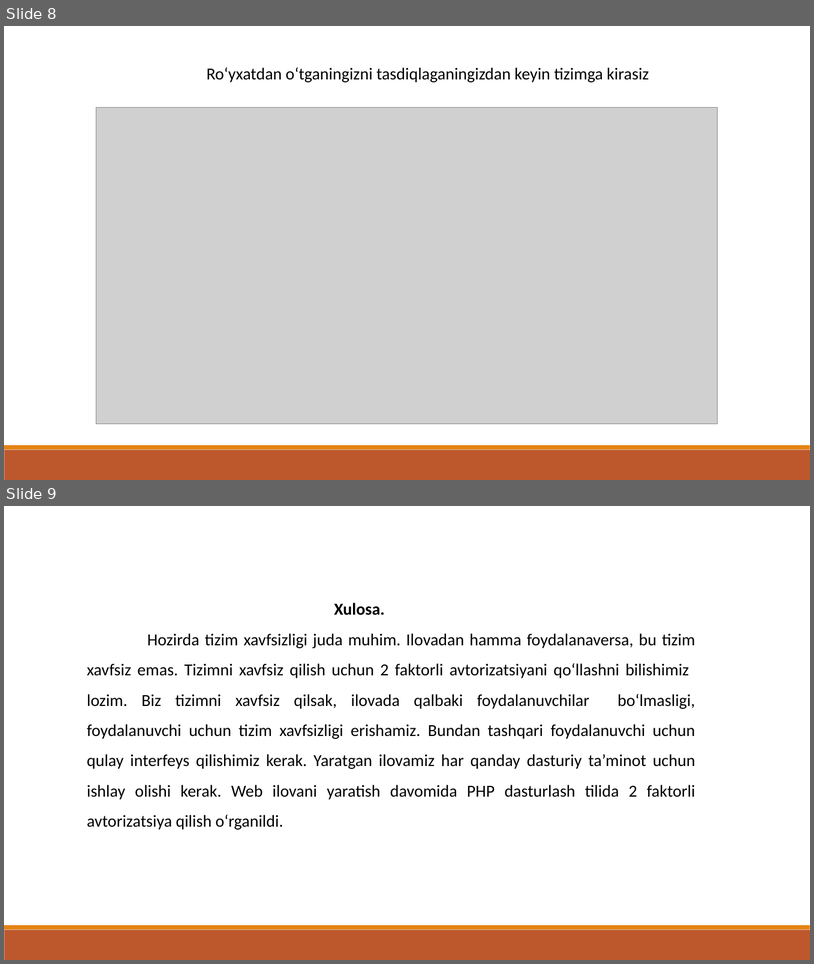
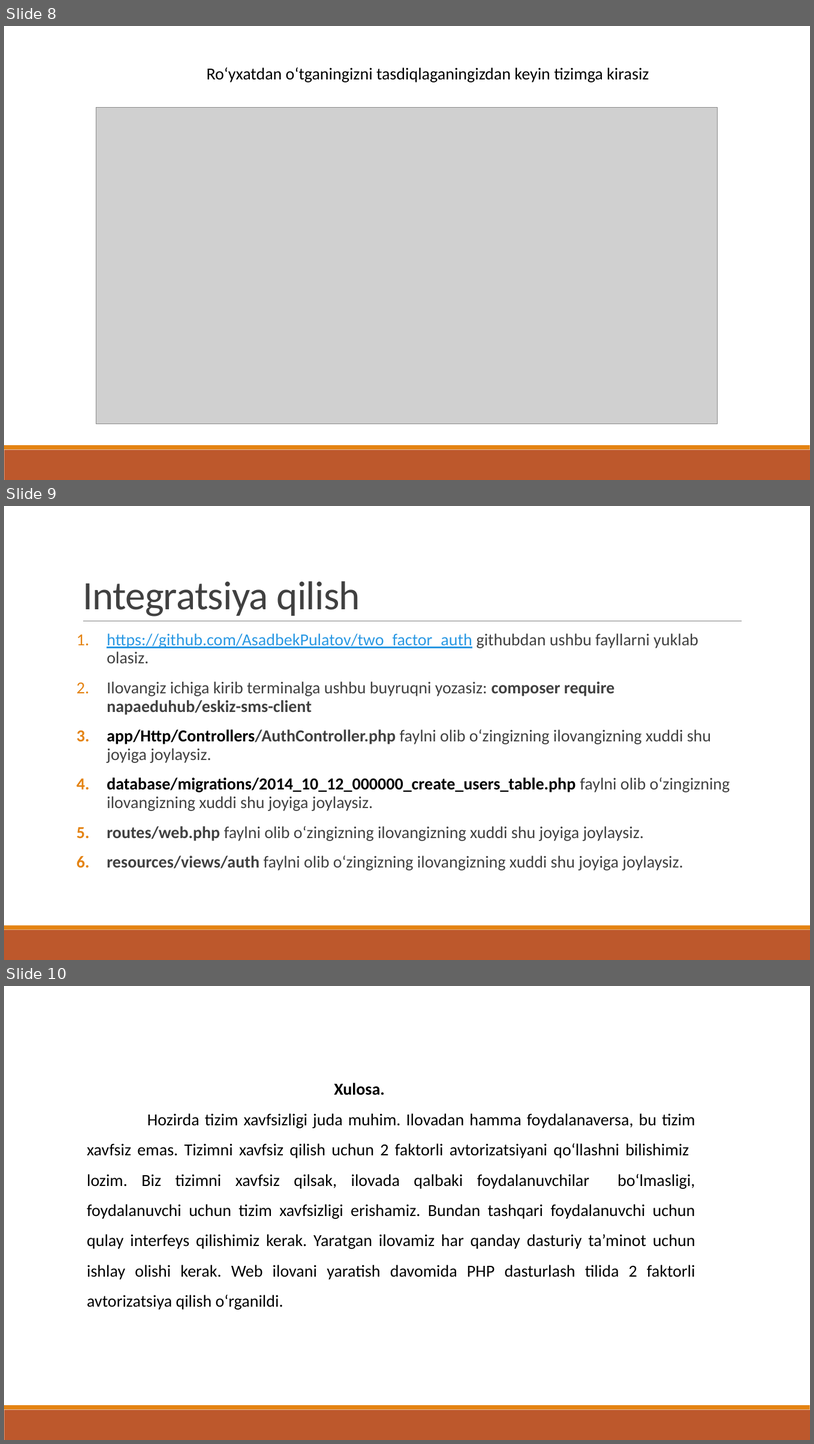
Before and after one commit to AsadbekPulatov/individual_loyiha_1, a slide deck: Po'latov Asadbek 942-20.pptx. Shown one above the other, each under a label of ours: slides 8 and 9 before the commit, slides 8, 9 and 10 after it. The pictures are 814x964 and 814x1444 pixels, drawn with LibreOffice and Linux fonts; fonts in the diff are those of the drawing; grey boxes stand for pictures. Boxes give left, top, right and bottom in pixels: in the first picture for what was removed or moved away, otherwise in the second. Text is boxed around its words. In the diff, an @@ line names an element or a change of style, - is before the commit and + after.

```diff
--- a/Po'latov Asadbek 942-20.pptx
+++ b/Po'latov Asadbek 942-20.pptx
@@ slide 9 added at (4,506,810,960), background #FFFFFF; not listed: 2 template elements that a slide beside it also shows @@
@@ title added at (83,581,360,616), 48 pt, text #404040 @@
+Integratsiya qilish
@@ line added from (83, 621) to (743, 621), #808080 0.5 pt @@
@@ text added at (107,633,731,870), 20 pt, text #404040 @@
+1. https://github.com/AsadbekPulatov/two_factor_auth githubdan ushbu fayllarni yuklab olasiz.
+2. Ilovangiz ichiga kirib terminalga ushbu buyruqni yozasiz: composer require napaeduhub/eskiz-sms-client
+3. app/Http/Controllers/AuthController.php faylni olib o‘zingizning ilovangizning xuddi shu joyiga joylaysiz.
+4. database/migrations/2014_10_12_000000_create_users_table.php faylni olib o‘zingizning ilovangizning xuddi shu joyiga joylaysiz.
+5. routes/web.php faylni olib o‘zingizning ilovangizning xuddi shu joyiga joylaysiz.
+6. resources/views/auth faylni olib o‘zingizning ilovangizning xuddi shu joyiga joylaysiz.
@@ what was slide 9 is now slide 10 @@
```
Also in this commit, not shown: 1 other file.
